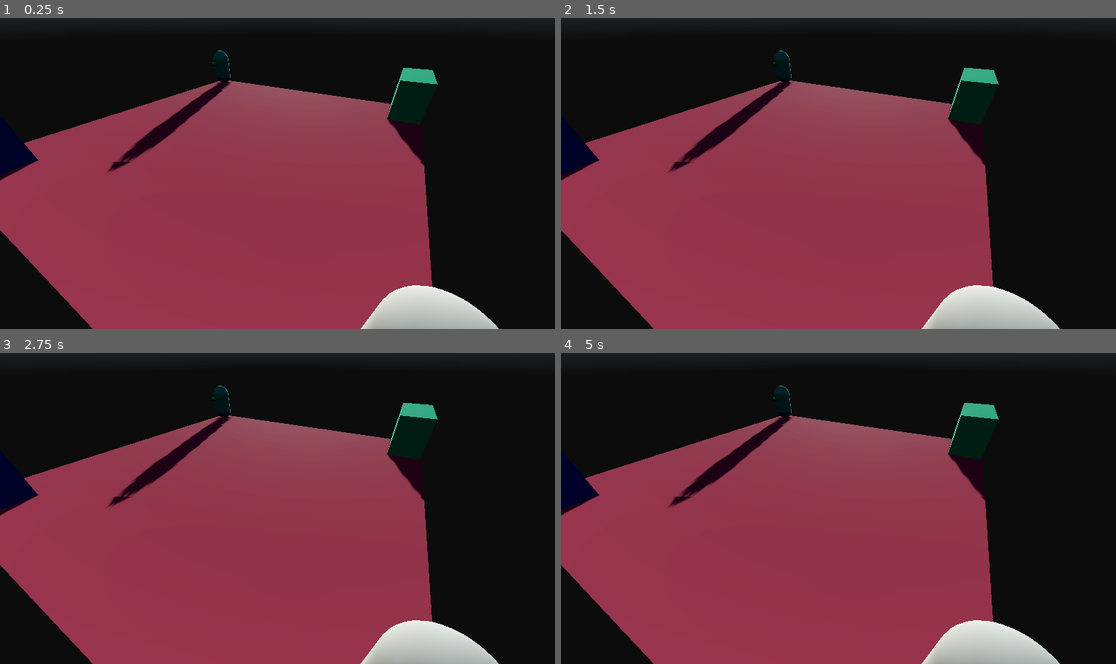
Above: before the commit, frames 1-4 (two rows, left to right).
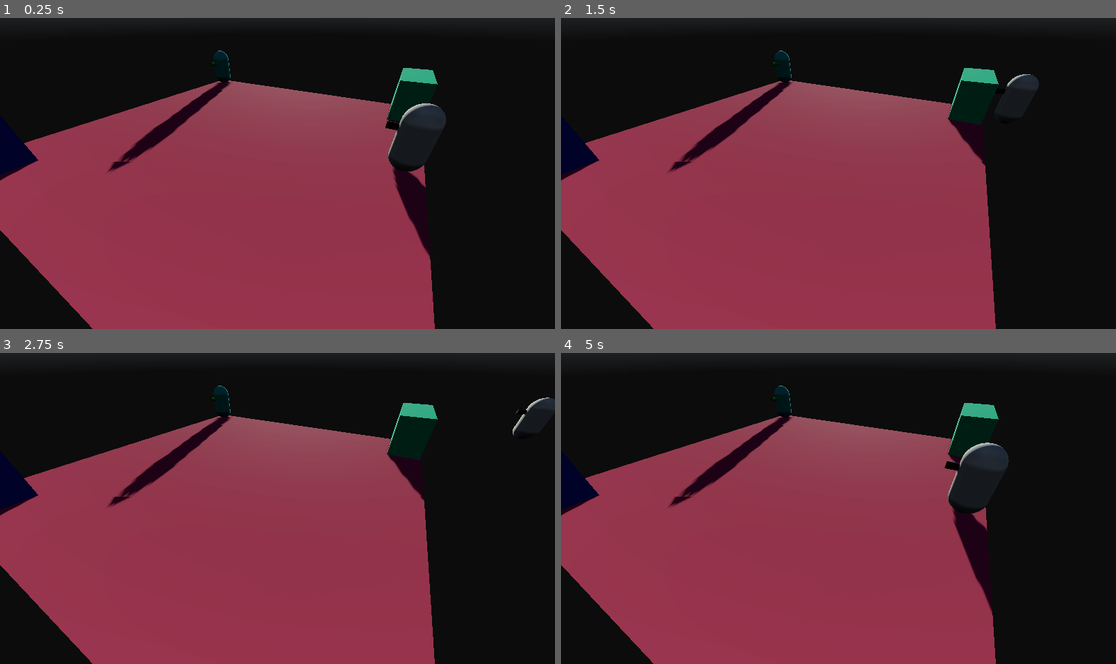
Above: after the commit, the same moments.

Repository: mikeangelo1212/godotPractice-GettingToKnowGodot
Game: Godot game, scene res://scenes/movements_demo/movements_demo.tscn
Same seed, same stepped clock (60 frames per second), same inputs: the game is played once before the commit and once after it. The project has no main scene, so this scene is started directly. A sky picture missing from this copy of the repository is replaced by a grey-blue gradient.
Inputs:
- Up to frame 1 (0.25 s): no input
- Up to frame 2 (1.5 s): tap Enter at 0.5 s; hold Right (ui_right) 0.53-1.28 s; hold Down (ui_down) from 1.28 s (still down)
- Up to frame 3 (2.75 s): release Down (ui_down) at 2.03 s; hold Right (ui_right) from 2.03 s (still down)
- Up to frame 4 (5 s): release Right (ui_right) at 2.78 s; hold Up (ui_up) 2.78-3.53 s; hold Left (ui_left) from 3.53 s (still down)

The runs differ from the first frame. In frame 1, 4.3% of the frame differs, in the area x 64-90%, y 27-100%; in frame 2, 2.6%; in frame 3, 2.5%; in frame 4, 4.7%, in the area x 64-90%, y 28-100%.

Commit message:
seccion movimiento

Diff:
--- /dev/null
+++ b/scenes/movements_demo/movements_demo.gd
@@ -0,0 +1,40 @@
+extends Node
+
+@onready var capsule_2: MeshInstance3D = $Capsule2
+
+# Called when the node enters the scene tree for the first time.
+func _ready() -> void:
+	pass # Replace with function body.
+
+var _speed: float = 0.0
+var _topSpeed: float = 6.0
+var _direction: Vector3
+
+
+# Called every frame. 'delta' is the elapsed time since the previous frame.
+func _process(delta: float) -> void:
+
+	_direction=Vector3.ZERO
+
+	if _speed>_topSpeed:_speed=_topSpeed
+	elif  _speed <= 0: _speed= 0
+	else: _speed-=.875
+	print(_speed)
+
+	#capsule_2.translate_object_local(Vector3.FORWARD * delta * -1)
+	#capsule_2.global_translate(Vector3.FORWARD * delta * -1)
+
+	if Input.is_action_pressed("ui_up"):
+		_speed+=1.3
+		_direction+=Vector3.FORWARD
+	if Input.is_action_pressed("ui_down"):
+		_speed+=1.3
+		_direction+=Vector3.BACK
+	if Input.is_action_pressed("ui_left"):
+		_speed+=1.3
+		_direction+=Vector3.LEFT
+	if Input.is_action_pressed("ui_right"):
+		_speed+=1.3
+		_direction+=Vector3.RIGHT
+	capsule_2.translate_object_local(_direction.normalized() * delta * -_speed)
+	pass
--- a/scenes/movements_demo/movements_demo.tscn
+++ b/scenes/movements_demo/movements_demo.tscn
@@ -1,5 +1,6 @@
 [gd_scene format=3 uid="uid://c3qlyl6ej4und"]
 
+[ext_resource type="Script" uid="uid://q8euywktcxin" path="res://scenes/movements_demo/movements_demo.gd" id="1_2uu5f"]
 [ext_resource type="Texture2D" uid="uid://bg7xoey2fq0kt" path="res://assets/citrus_orchard_puresky_2k.hdr" id="1_mjo2q"]
 [ext_resource type="Material" uid="uid://b3iy4sdicbwx6" path="res://resources/azulMate.tres" id="1_t4iy8"]
 [ext_resource type="Material" uid="uid://bor0gnj81evu5" path="res://resources/turquesalMate.tres" id="2_mjo2q"]
@@ -54,6 +55,7 @@
 albedo_color = Color(0.30323282, 0.30323282, 0.30323282, 1)
 
 [node name="MovementsDemo" type="Node" unique_id=1833857021]
+script = ExtResource("1_2uu5f")
 
 [node name="WorldEnvironment" type="WorldEnvironment" parent="." unique_id=1718232689]
 environment = SubResource("Environment_t4iy8")
@@ -89,11 +91,11 @@
 mesh = SubResource("CylinderMesh_0cc4j")
 
 [node name="Capsule2" type="MeshInstance3D" parent="." unique_id=1818596727]
-transform = Transform3D(1.5, 0, 0, 0, 1.5, 0, 0, 0, 1.5, 7.84095, 1.5596836, -9.013461)
+transform = Transform3D(1.5, 0, 0, 0, 1.5, 0, 0, 0, 1.5, -0.15904999, 1.5596836, -9.013461)
 material_override = SubResource("StandardMaterial3D_3bcou")
 mesh = SubResource("CapsuleMesh_mjo2q")
 
 [node name="Nose" type="MeshInstance3D" parent="Capsule2" unique_id=2109872655]
-transform = Transform3D(-8.742278e-09, 0.3, 0, -0.20000002, -1.3113417e-08, 0, 0, 0, 0.20000002, 0.741086, 0.2958002, 0)
+transform = Transform3D(-4.440892e-16, 4.967054e-09, -0.20000002, -0.20000002, -1.3113417e-08, -2.452027e-16, -8.742278e-09, 0.3, 4.967054e-09, 0.008637108, 0.29245305, 0.5181999)
 material_override = SubResource("StandardMaterial3D_qkh1w")
 mesh = SubResource("CylinderMesh_0cc4j")
Not shown, added: scenes/movements_demo/movements_demo.gd.uid
Not shown, changed: README.md
